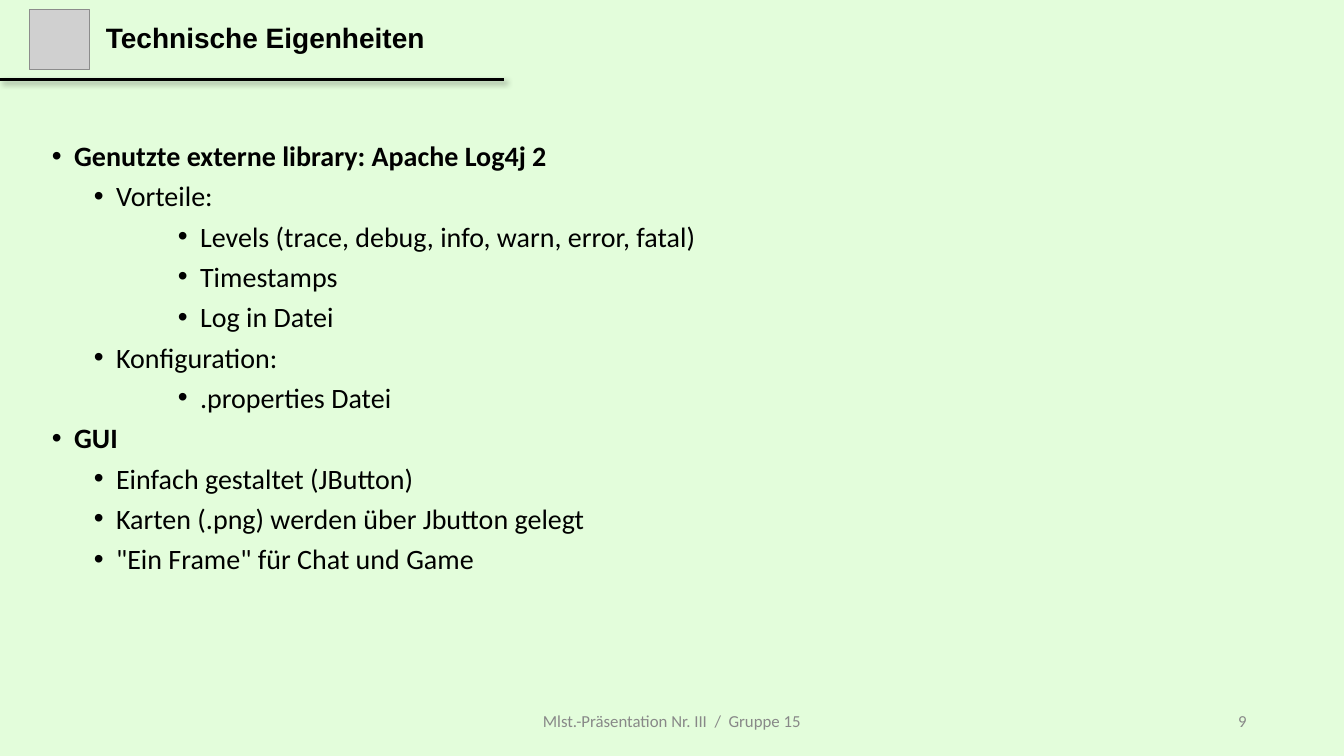
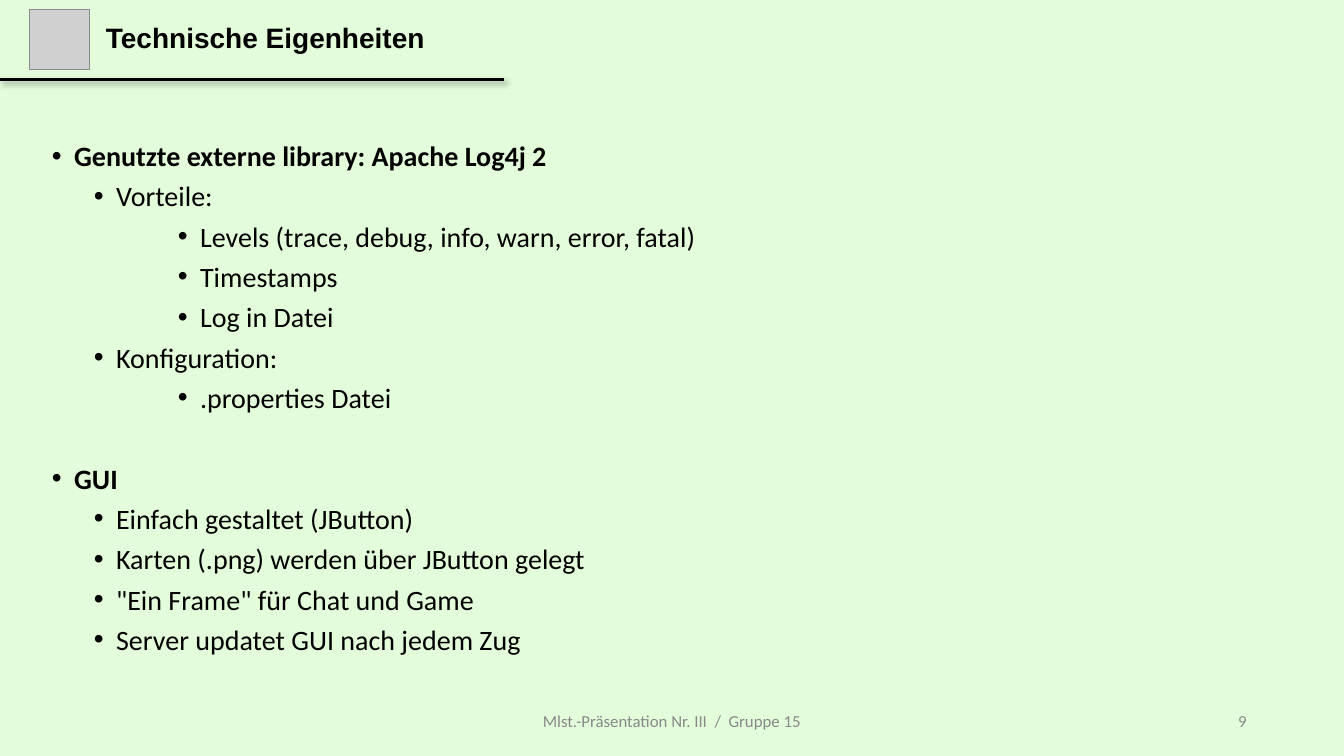
Before and after one commit to gjoyet/skipBo, a slide deck: slide 9 of 00_General/Presentation/MS 3/Presentation_Milestone_iii_Master.pptx. Drawn at 1344x756 pixels with LibreOffice and Linux fonts; fonts in the diff are those of the drawing; grey boxes stand for pictures. Boxes give left, top, right and bottom in pixels: in the first picture for what was removed or moved away, otherwise in the second. Text is boxed around its words. In the diff, an @@ line names an element or a change of style, - is before the commit and + after.

```diff
--- a/00_General/Presentation/MS 3/Presentation_Milestone_iii_Master.pptx
+++ b/00_General/Presentation/MS 3/Presentation_Milestone_iii_Master.pptx
@@ text at (116,548,584,574): text changed @@
-  • Karten (.png) werden über Jbutton gelegt
+  • Karten (.png) werden über JButton gelegt
@@ text at (116,630,520,655): paragraph added @@
+  • Server updatet GUI nach jedem Zug
```
Also in this commit, not shown: 4 other slides changed.
